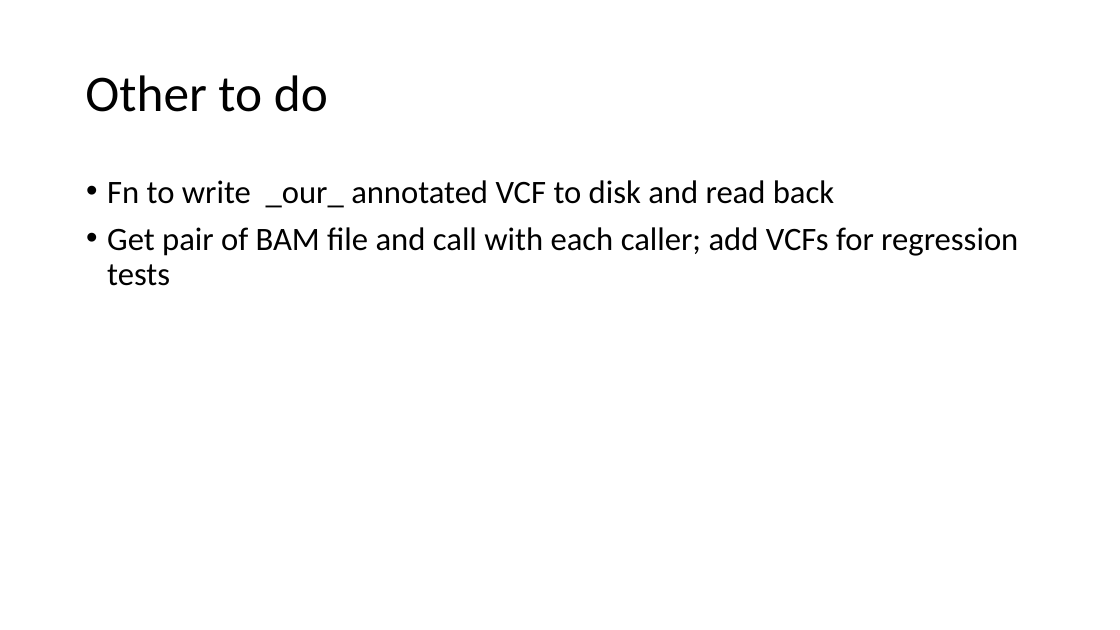
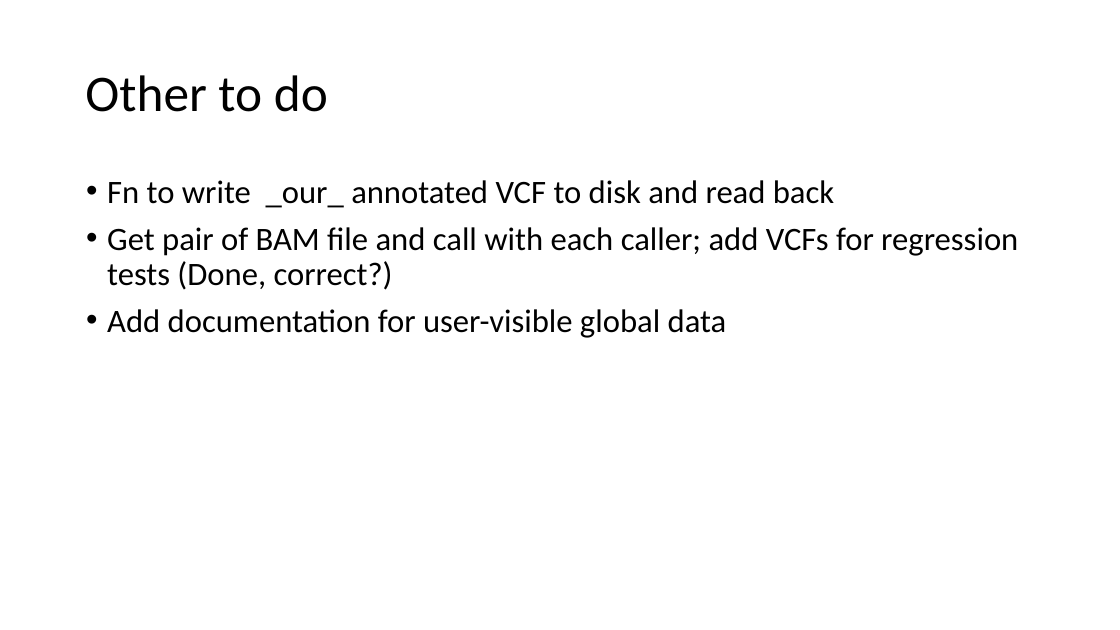
Before and after one commit to steverozen/ICAMS, a slide deck: slide 3 of data-raw/package_functionalities.pptx. Drawn at 1120x630 pixels with LibreOffice and Linux fonts; fonts in the diff are those of the drawing. Boxes give left, top, right and bottom in pixels: in the first picture for what was removed or moved away, otherwise in the second. Text is boxed around its words. In the diff, an @@ line names an element or a change of style, - is before the commit and + after.

Commit message:
New to-do item -- need man entries for user vesible global data

```diff
--- a/data-raw/package_functionalities.pptx
+++ b/data-raw/package_functionalities.pptx
@@ text at bbox=[107, 227, 1018, 338]: text changed @@
-• Get pair of BAM file and call with each caller; add VCFs for regression tests
+• Get pair of BAM file and call with each caller; add VCFs for regression tests (Done, correct?)
+• Add documentation for user-visible global data
```
